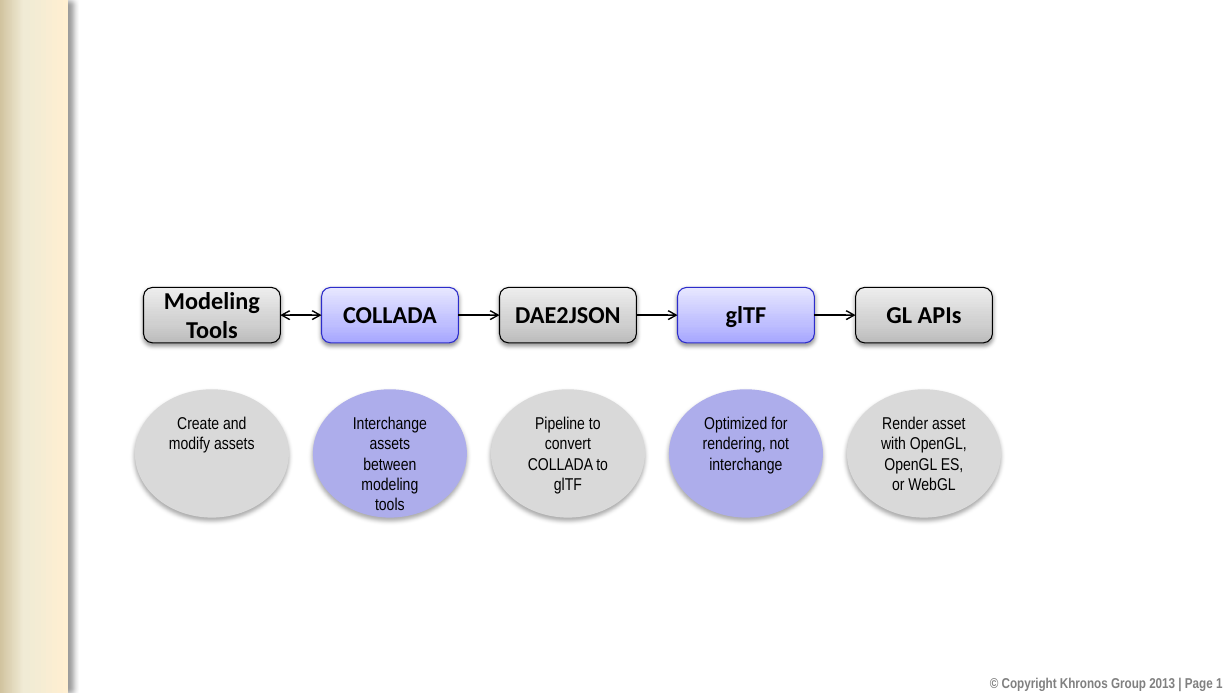
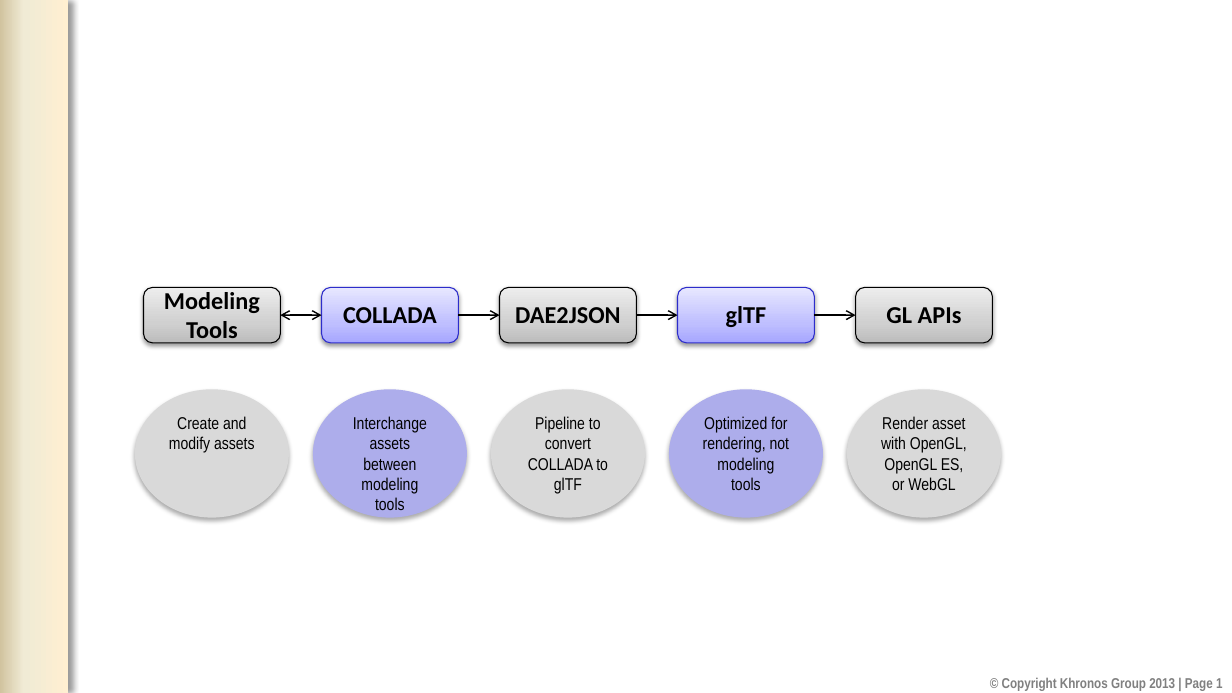
Before and after one commit to KhronosGroup/glTF, a slide deck: slide 1 of specification/figures/pptx/dae2json.pptx. Drawn at 1232x693 pixels with LibreOffice and Linux fonts; fonts in the diff are those of the drawing; background and template pictures are left out. Boxes give left, top, right and bottom in pixels: in the first picture for what was removed or moved away, otherwise in the second. Text is boxed around its words. In the diff, an @@ line names an element or a change of style, - is before the commit and + after.

```diff
--- a/specification/figures/pptx/dae2json.pptx
+++ b/specification/figures/pptx/dae2json.pptx
@@ text in ellipse at bbox=[703, 416, 789, 490]: text changed @@
-Optimized for rendering, not interchange
+Optimized for rendering, not modeling tools
```
Also in this commit, not shown: 2 other files.
